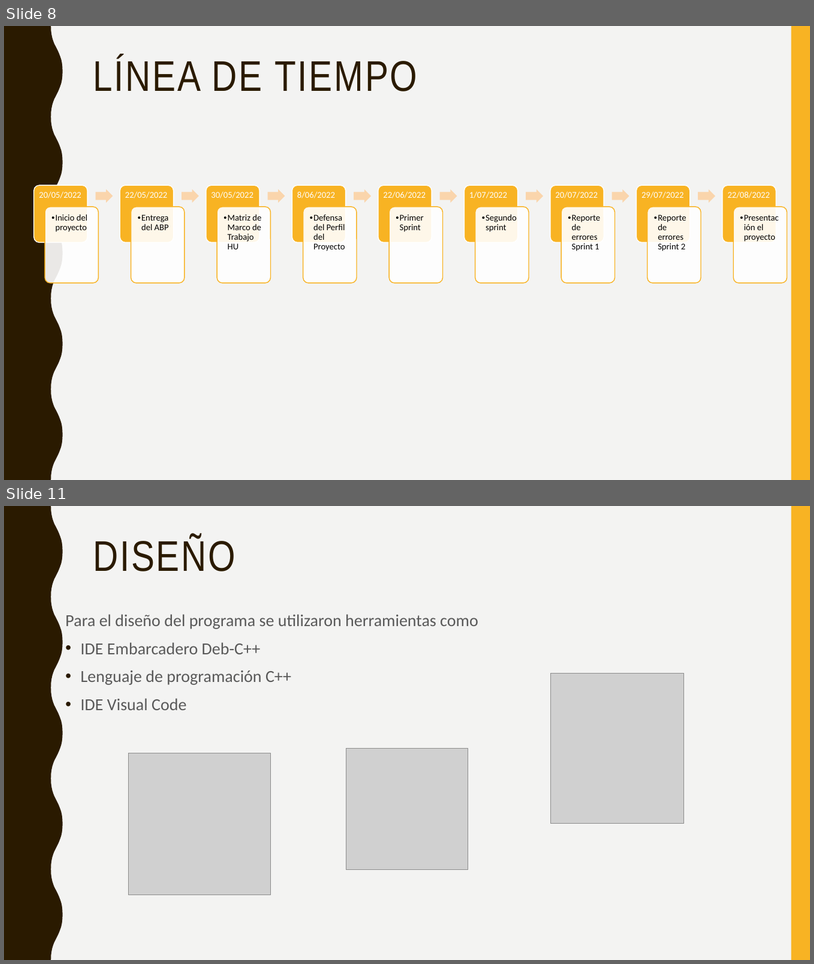
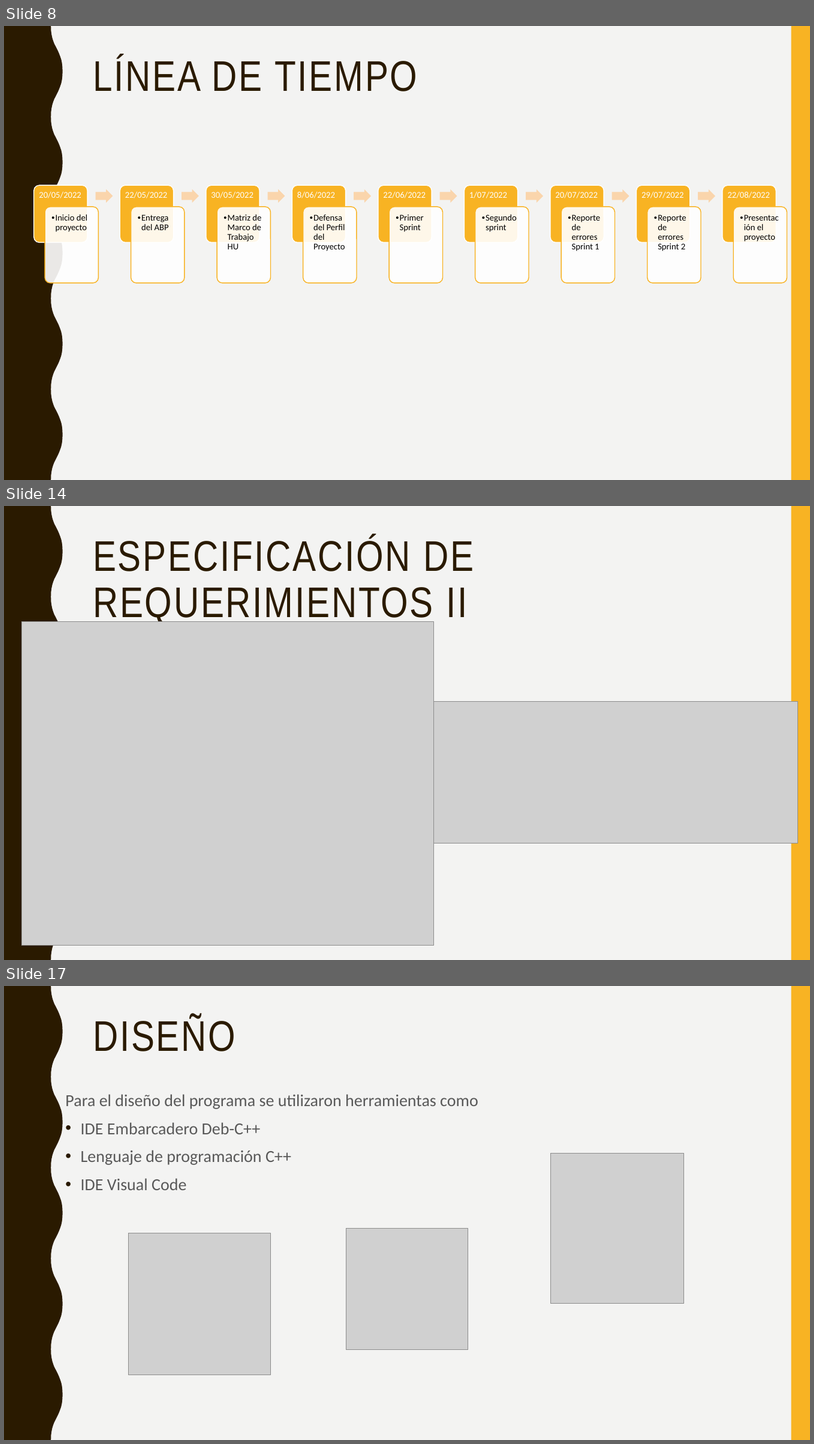
Before and after one commit to dahidalgo18/4618_G4_MDSW, a slide deck: PRESENTACION/Agenda de proyecto grupo 4.pptx. Shown one above the other, each under a label of ours: slides 8 and 11 before the commit, slides 8, 14 and 17 after it; the slides between them are not shown. The pictures are 814x964 and 814x1444 pixels, drawn with LibreOffice and Linux fonts; fonts in the diff are those of the drawing; grey boxes stand for pictures. Boxes give left, top, right and bottom in pixels: in the first picture for what was removed or moved away, otherwise in the second. Text is boxed around its words. In the diff, an @@ line names an element or a change of style, - is before the commit and + after.

```diff
--- a/PRESENTACION/Agenda de proyecto grupo 4.pptx
+++ b/PRESENTACION/Agenda de proyecto grupo 4.pptx
@@ slide 14 added at box(4, 506, 810, 960), background #F3F3F2; not listed: 2 template elements that a slide beside it also shows @@
@@ title added at box(93, 537, 474, 622), 51 pt, text #2A1A00 @@
+ESPECIFICACIÓN DE REQUERIMIENTOS II
@@ picture added at box(21, 622, 434, 945) @@
@@ picture added at box(434, 702, 798, 843) @@
@@ what was slide 11 is now slide 17 @@
```
Also in this commit, not shown: 4 slides changed, 5 other slides added, 2 other files.
